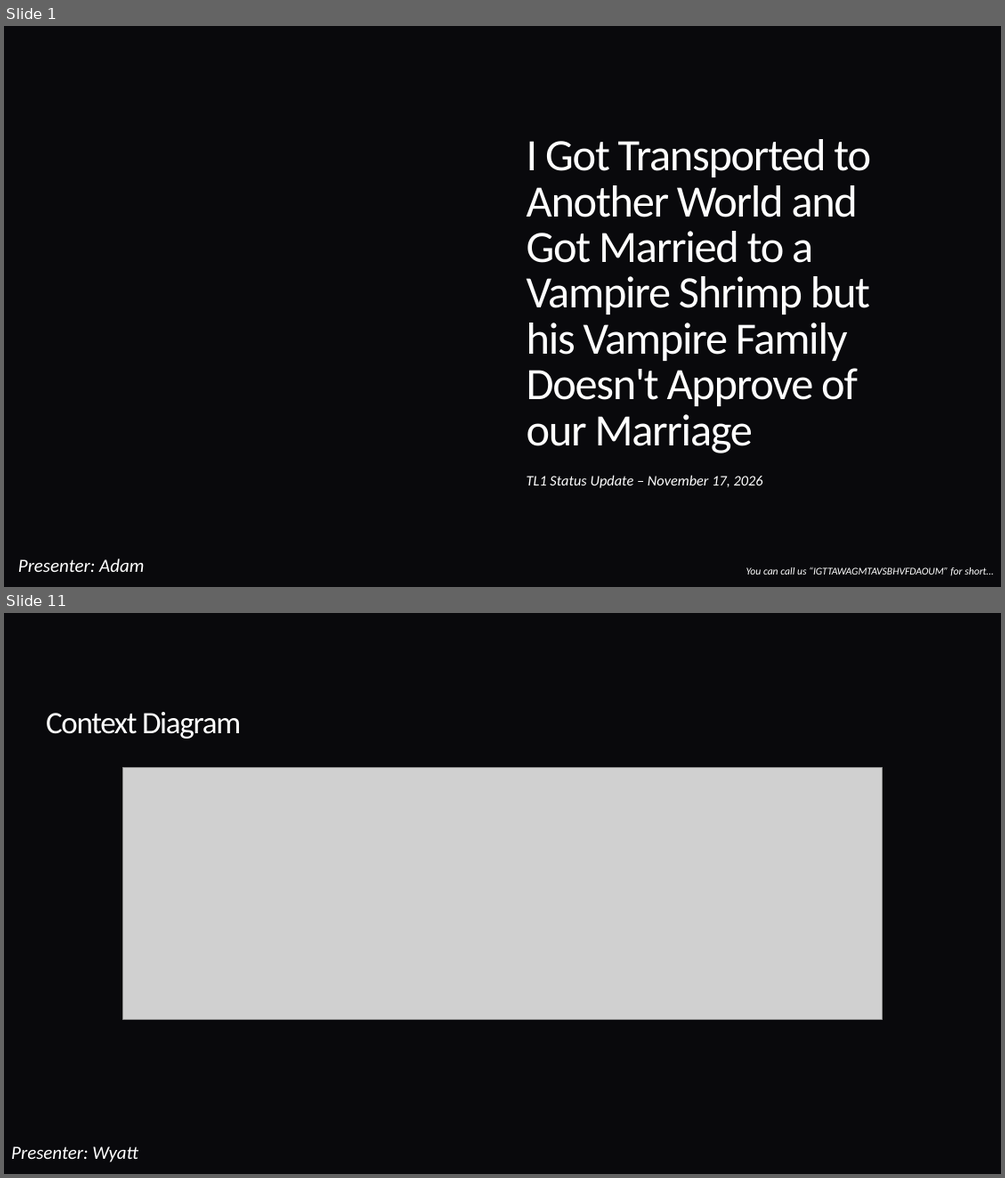
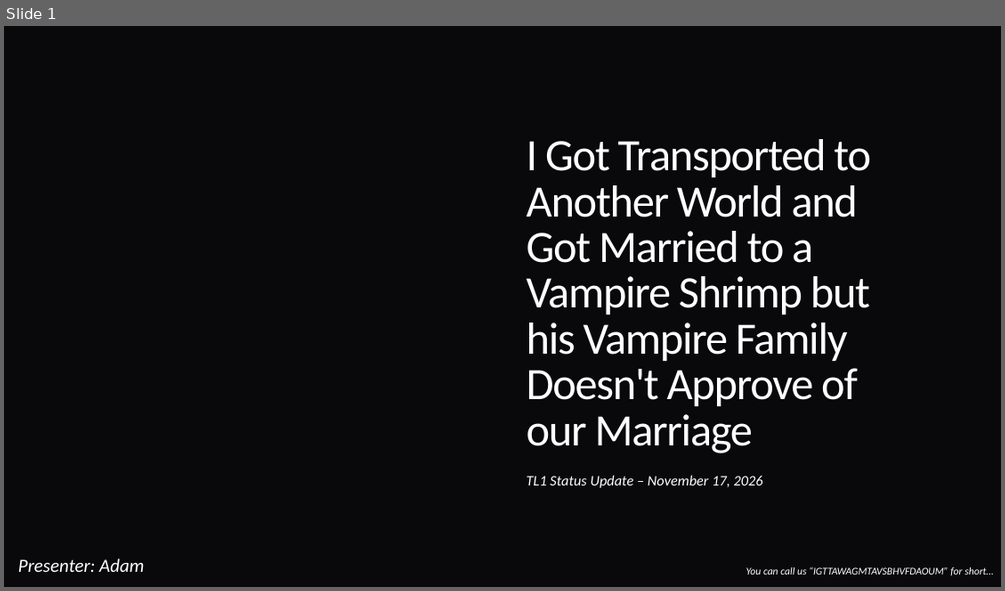
Before and after one commit to programDraconic/IGTTAWAGMTAVSBHVFDAOUM, a slide deck: docs/presentations/TL1-SA/C3383 TL1 STATUS UPDATE 20261117.pptx. Shown one above the other, each under a label of ours: slides 1 and 11 before the commit, slide 1 after it; the slides between them are not shown. The pictures are 1005x1178 and 1005x591 pixels, drawn with LibreOffice and Linux fonts; fonts in the diff are those of the drawing; grey boxes stand for pictures; background and template pictures are left out. Boxes give left, top, right and bottom in pixels: in the first picture for what was removed or moved away, otherwise in the second. Text is boxed around its words. In the diff, an @@ line names an element or a change of style, - is before the commit and + after.

```diff
--- a/docs/presentations/TL1-SA/C3383 TL1 STATUS UPDATE 20261117.pptx
+++ b/docs/presentations/TL1-SA/C3383 TL1 STATUS UPDATE 20261117.pptx
@@ slide 11 removed at [4,613,1001,1174], background #09090C @@
@@ title removed at [46,712,241,738] @@
-Context Diagram
@@ picture removed at [123,768,882,1019] @@
@@ text removed at [11,1146,138,1162] @@
-Presenter: Wyatt
```
Also in this commit, not shown: 2 slides changed, 14 slides added, 36 other slides removed, 2 other files.
